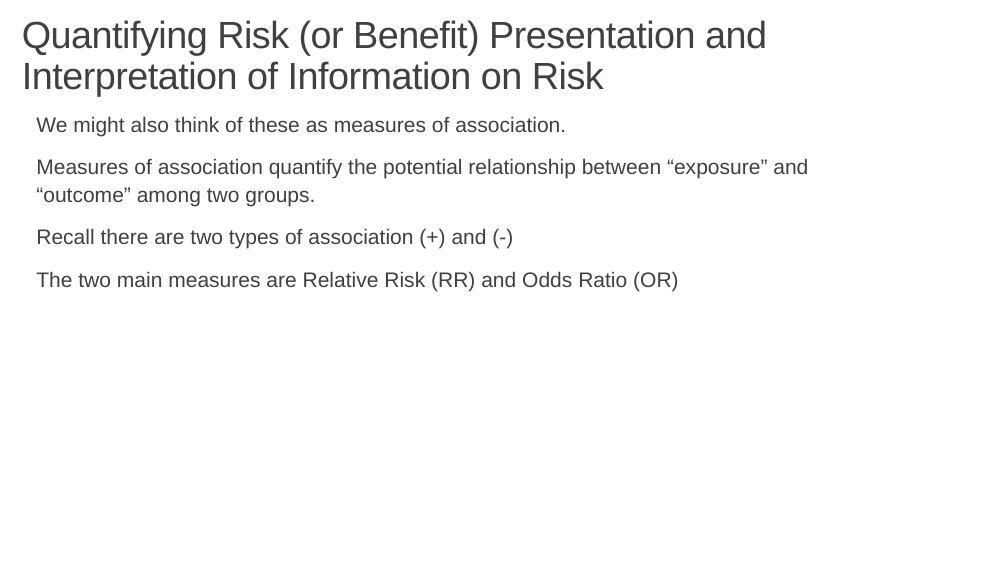
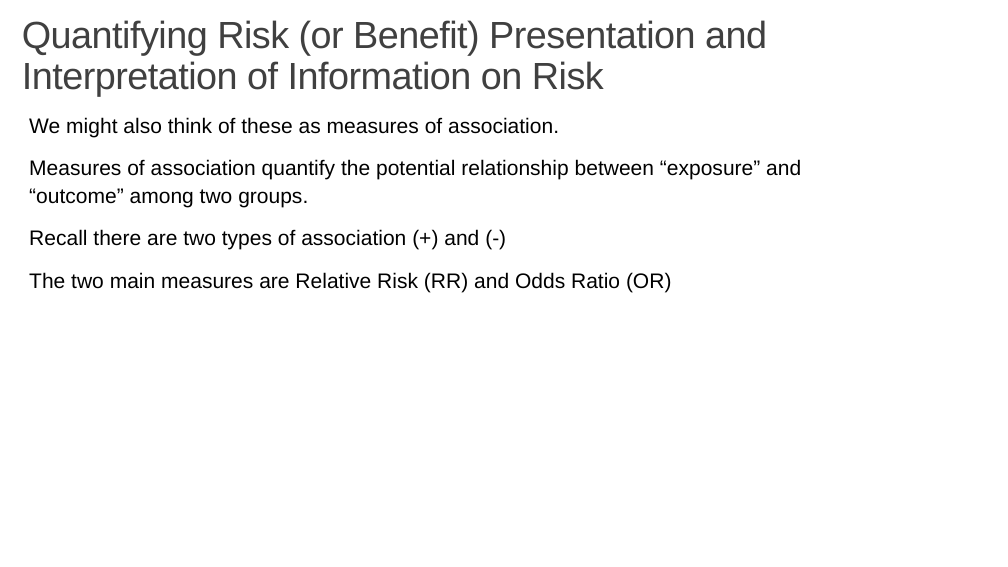
Before and after one commit to issues-osu/statsii-spring2026, a slide deck: slide 7 of slides/logistic/logistic_regression-lecture.pptx. Drawn at 1008x567 pixels with LibreOffice and Linux fonts; fonts in the diff are those of the drawing. Boxes give left, top, right and bottom in pixels: in the first picture for what was removed or moved away, otherwise in the second. Text is boxed around its words. In the diff, an @@ line names an element or a change of style, - is before the commit and + after.

```diff
--- a/slides/logistic/logistic_regression-lecture.pptx
+++ b/slides/logistic/logistic_regression-lecture.pptx
@@ text "We might also think of ...": place and size @@
-text "We might also think of ..." at [36,116,808,291]
+text "We might also think of ..." at [29,117,801,292]
@@ text "We might also think of ..." at [29,117,801,292]: text colour #404040 to #000000 @@
```
Also in this commit, not shown: 16 other slides changed, 7 slides added, 4 slides removed, 4 other files.
